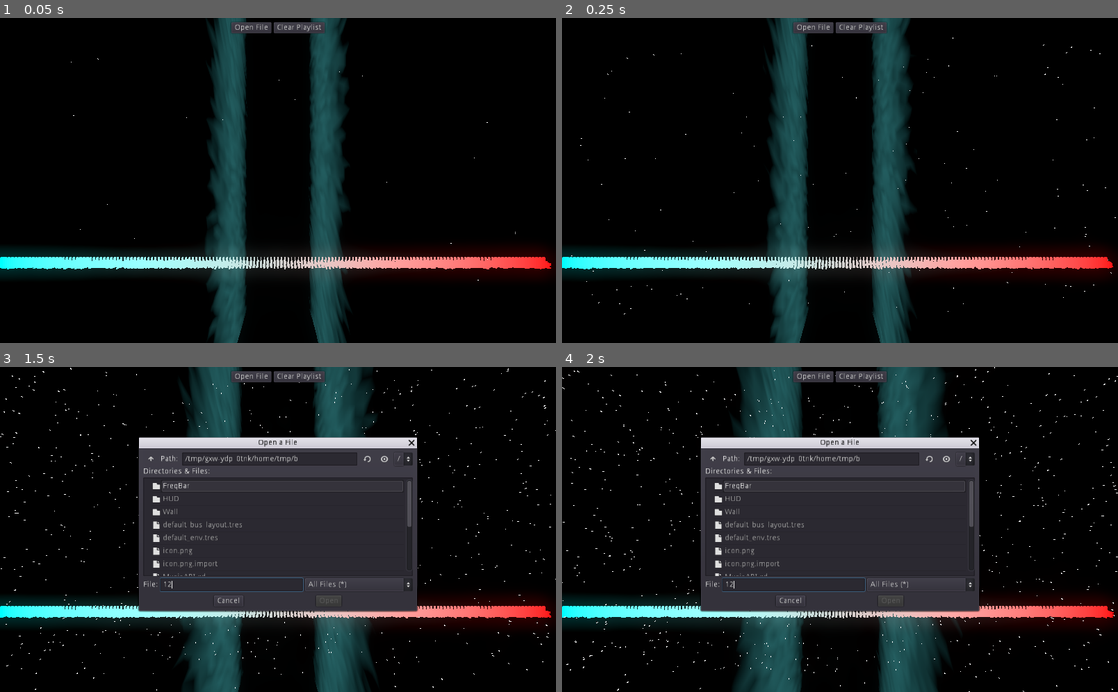
Above: before the commit, frames 1-4 (two rows, left to right).
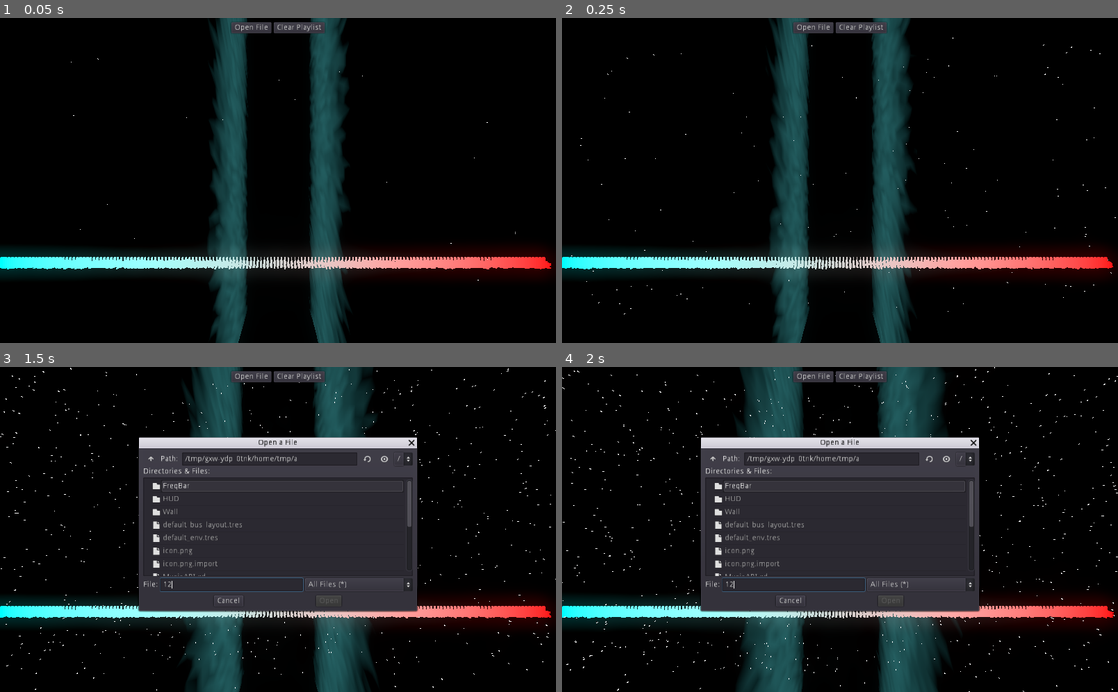
Above: after the commit, the same moments.

Repository: Technohacker/GodotMusicVis
Game: Godot game, scene res://MusicViz.tscn
Same seed, same stepped clock (60 frames per second), same inputs: the game is played once before the commit and once after it.
Inputs (mouse positions are in pixels of both pictures, inside the frame that each line leads up to):
- Up to frame 1 (0.05 s): no input
- Up to frame 2 (0.25 s): no input
- Up to frame 3 (1.5 s): click "Open File" at 0.5 s; click (233, 584) at 1.27 s; type "12" at 1.35 s
- Up to frame 4 (2 s): no input

The runs differ from the first frame. In frame 1, 0.3% of the frame differs, in the area x 37-45%, y 0-100%; in frame 2, 0.3%; in frame 3, 0.1%; in frame 4, 0.1%.

Commit message:
Autoload fix

Diff:
--- a/MusicAPI.gd
+++ b/MusicAPI.gd
@@ -8,7 +8,7 @@
 
 var playlist: Array = []
 var playing_music: bool = false
-var wait_for_track: bool = true
+var wait_for_track: bool = true # Checks if track playing currently is finished
 
 func add_song(song_path: String):
 	playlist.append(song_path)
@@ -20,7 +20,8 @@
 	for song in playlist:
 		stream_music(song)
 		if wait_for_track:
-			yield(get_parent(), "track_finished")
+			yield(get_node("/root/MusicViz"), "track_finished") # Wait for signal
+		playlist.remove(playlist.find(song))
 	playing_music = false
 
 func stream_music(song_path):
--- a/MusicViz.tscn
+++ b/MusicViz.tscn
@@ -25,9 +25,7 @@
 material = SubResource( 3 )
 size = Vector3( 0.117, 0.121, 0.158 )
 
-[node name="MusicViz" type="Spatial" groups=[
-"MusicViz",
-]]
+[node name="MusicViz" type="Spatial" groups=["MusicViz"]]
 script = ExtResource( 3 )
 
 [node name="FreqBars" type="Spatial" parent="."]
@@ -47,7 +45,7 @@
 [node name="HUD" parent="." instance=ExtResource( 4 )]
 
 [node name="WallL" parent="." instance=ExtResource( 1 )]
-transform = Transform( -4.37114e-08, 1, 0, -1, -4.37114e-08, 0, 0, 0, 1, 0, 100, -150 )
+transform = Transform( -4.37114e-08, 1, 0, -1, -4.37114e-08, 0, 0, 0, 1, 2.48034, 99.642, -151.132 )
 
 [node name="WallR" parent="." instance=ExtResource( 1 )]
 transform = Transform( -4.37114e-08, -1, 0, 1, -4.37114e-08, 0, 0, 0, 1, 200, 100, -150 )
@@ -60,9 +58,7 @@
 process_material = SubResource( 2 )
 draw_pass_1 = SubResource( 4 )
 
-[node name="MusicAPI" type="Node" parent="." groups=[
-"MusicAPI",
-]]
+[node name="MusicAPI" type="Node" parent="." groups=["MusicAPI"]]
 script = ExtResource( 2 )
 
 [connection signal="finished" from="AudioStreamPlayer" to="." method="_on_AudioStreamPlayer_finished"]
--- a/project.godot
+++ b/project.godot
@@ -22,7 +22,7 @@
 
 toggle_hud={
 "deadzone": 0.5,
-"events": [ Object(InputEventKey,"resource_local_to_scene":false,"resource_name":"","device":0,"alt":false,"shift":false,"control":false,"meta":false,"command":false,"pressed":false,"scancode":16777244,"unicode":0,"echo":false,"script":null)
+"events": [ Object(InputEventKey,"resource_local_to_scene":false,"resource_name":"","device":0,"alt":false,"shift":false,"control":false,"meta":false,"command":false,"pressed":false,"scancode":16777244,"physical_scancode":0,"unicode":0,"echo":false,"script":null)
  ]
 }
 
